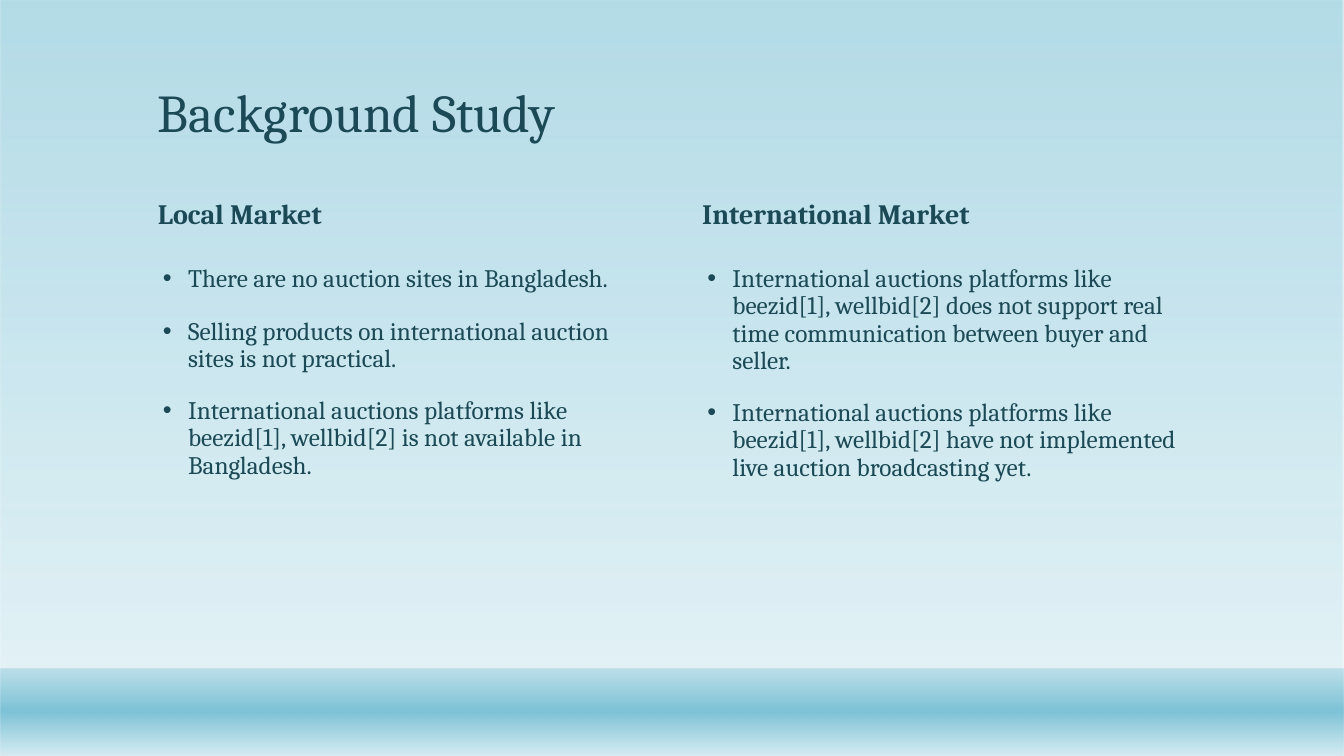
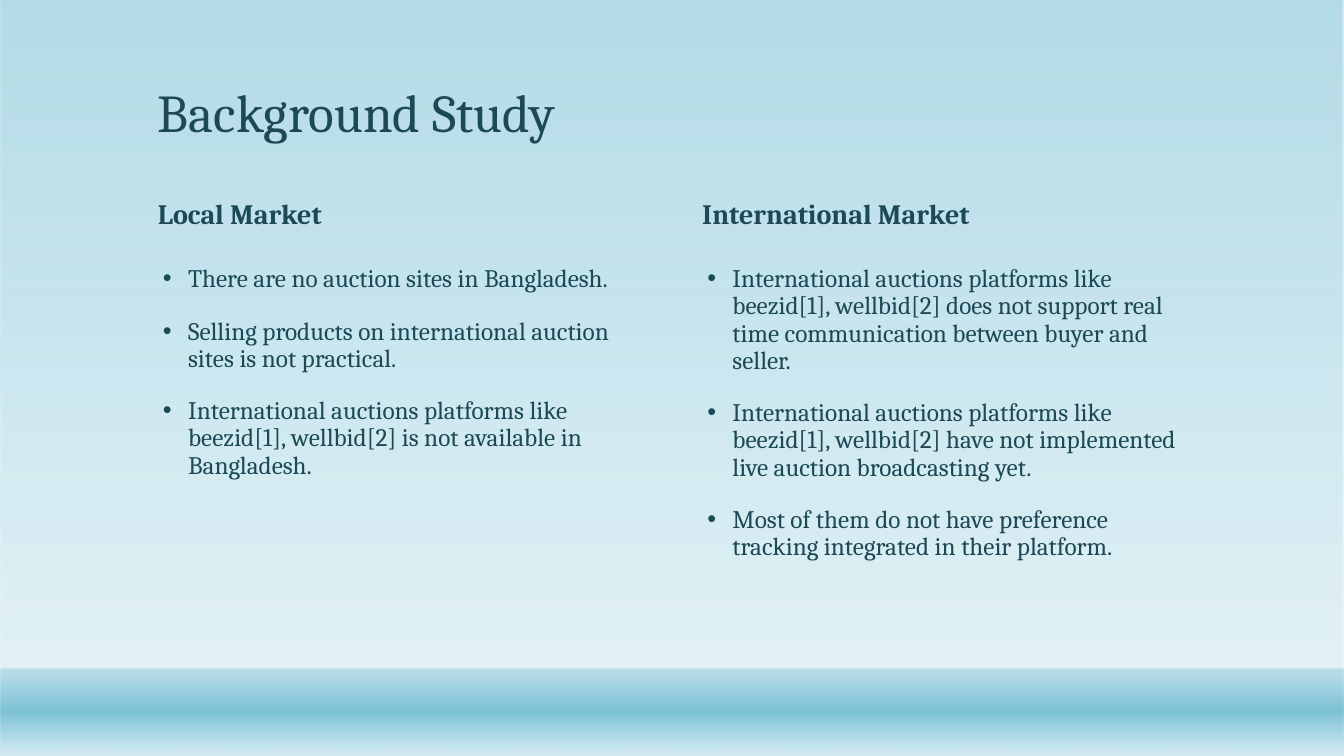
Before and after one commit to Jaggesher/LabWork, a slide deck: slide 5 of NilamHut.pptx. Drawn at 1344x756 pixels with LibreOffice and Linux fonts; fonts in the diff are those of the drawing; background and template pictures are left out. Boxes give left, top, right and bottom in pixels: in the first picture for what was removed or moved away, otherwise in the second. Text is boxed around its words. In the diff, an @@ line names an element or a change of style, - is before the commit and + after.

```diff
--- a/NilamHut.pptx
+++ b/NilamHut.pptx
@@ text at bbox=[732, 510, 1112, 561]: paragraph added @@
+• Most of them do not have preference tracking integrated in their platform.
```
Also in this commit, not shown: 5 other slides changed.
